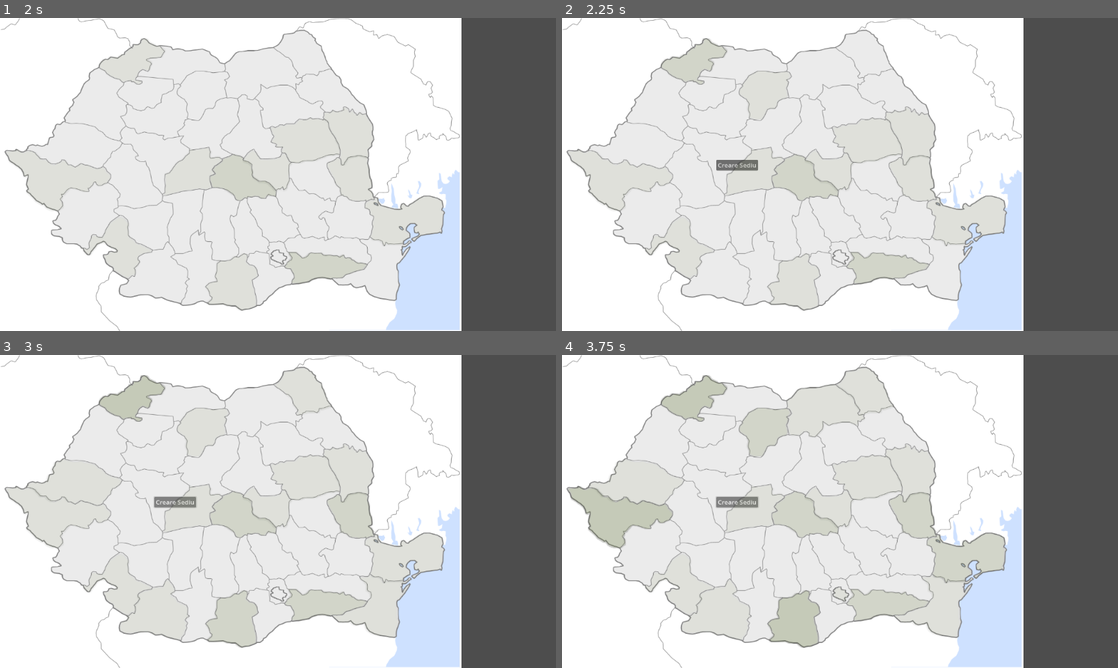
Above: before the commit, frames 1-4 (two rows, left to right).
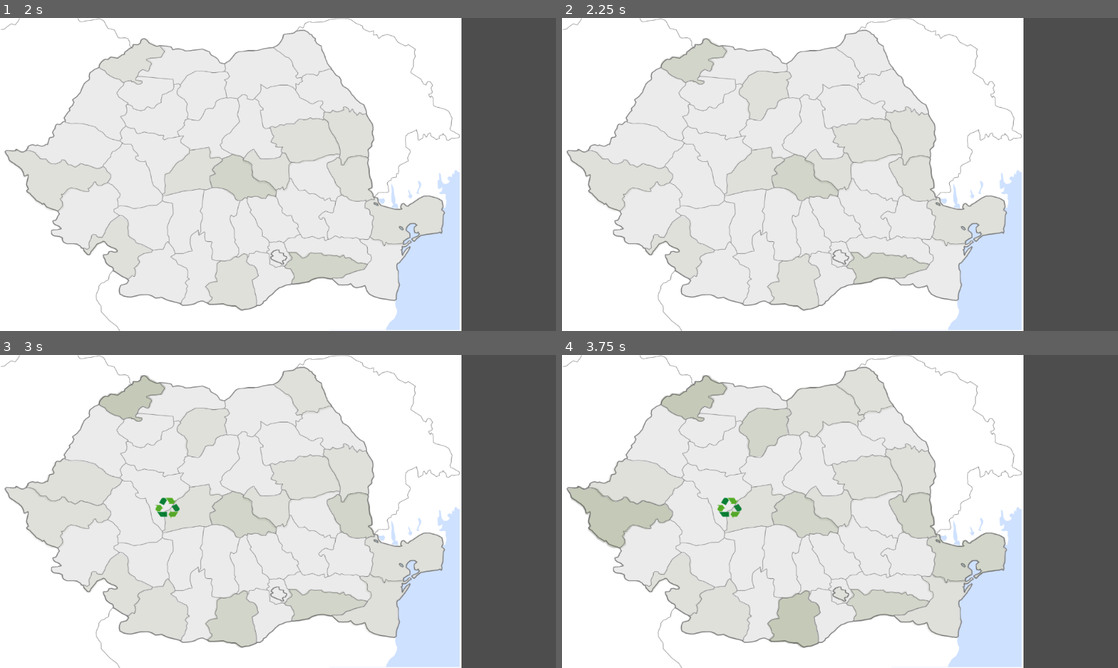
Above: after the commit, the same moments.

Repository: Yuichiro021/TechnoByte
Game: Godot game, scene res://main_menu/main_menu.tscn
Two runs of this game, one before a commit and one after it. Both use one fixed random seed, a clock stepped at 60 frames per second and the inputs below.
Inputs (mouse positions are in pixels of both pictures, inside the frame that each line leads up to):
- Up to frame 1 (2 s): click "Start" at 0.5 s; move the mouse to (400, 158) at 1.27 s; click (400, 158) at 1.42 s
- Up to frame 2 (2.25 s): move the mouse to (728, 190) at 2.02 s; click (728, 190) at 2.17 s
- Up to frame 3 (3 s): click (177, 502) at 2.75 s, where only the run before the commit has a clickable "Creare Sediu"
- Up to frame 4 (3.75 s): click (739, 502) at 3.5 s, where only the run before the commit has a clickable "Creare Sediu"

Frame 1 is identical in both runs. In frame 2, 0.3% of the frame differs, in the area x 27-36%, y 45-49%; in frame 3, 0.4%, in the area x 27-36%, y 45-53%; in frame 4, 0.4%.

Commit message:
sediu facut

Diff:
--- a/Scenes/level1.tscn
+++ b/Scenes/level1.tscn
@@ -362,7 +362,6 @@
 texture = ExtResource("37_tk6j4")
 
 [node name="CollisionPolygon2D" type="CollisionPolygon2D" parent="TextureRect/Judete/IF"]
-scale = Vector2(1, 1)
 polygon = PackedVector2Array(1, -33, 4, -33, 4, -32, 7, -32, 7, -31, 10, -31, 10, -30, 11, -30, 11, -29, 12, -29, 12, - …(2009 unchanged characters)…
 
 [node name="B" type="Sprite2D" parent="TextureRect/Judete"]
--- a/Scripts/Judete.gd
+++ b/Scripts/Judete.gd
@@ -5,12 +5,12 @@
 
 @onready var timer = $"../../Timer" as Timer
 
-
 # Called when the node enters the scene tree for the first time.
 func _ready():
 
 	for child in get_children():
 		child.set_meta("Pollution",0)
+		child.set_meta("sediu",false)
 		child.self_modulate = Color(118.0/255.0, 137.0/255.0, 72.0/255.0, 0.0)
 	#for child in get_children():
 	#	print(child.name," ",child.get_meta("Pollution"))
@@ -33,11 +33,20 @@
 
 var active_button = null
 
+var child1 = null
+
+var sediu_exista = false
+
+func create_sediu():
+	sediu_exista = true
+	var sediu := TextureRect.new()
+	var textura = load("res://resources/level/sediu.png")
+	sediu.texture=textura
+	child1.add_child(sediu)
+	child1.set_meta("sediu",true)
+
 func _input(event):
 	if event is InputEventMouseButton and event.is_pressed() and event.button_index==MOUSE_BUTTON_LEFT:
-		if active_button !=null:
-			active_button.queue_free()
-		var click_registered = false
 		for child in get_children():
 			if child is Sprite2D:
 				var collision_polygon = child.get_node("CollisionPolygon2D")
@@ -45,15 +54,46 @@
 					var global_points=[]
 					for point in collision_polygon.polygon:
 						global_points.append(point+ child.global_position)
-					if Geometry2D.is_point_in_polygon(event.position,global_points):
-						if not click_registered:
-							print("Clicked on: ",child.get_name())
-							create_child_button(child)
-							lower_pollution(child)
-							click_registered = true
+					if is_point_inside_concave_shape(event.position,global_points):
+						if active_button !=null:
+							active_button.queue_free()
+						else:
+							if child.get_meta("sediu")==false and sediu_exista == false:
+								print("Clicked on: ",child.get_name())
+								create_child_button(child)
+								lower_pollution(child)
+							elif child.get_meta("sediu")==true:
+								meniu_sediu()
 
 func create_child_button(child):
 	var button := Button.new()
-	button.text = str("Creare Sediu")
+	button.text = "Creare Sediu"
+	button.add_theme_font_size_override("font_size",32)
+	button.size = Vector2(50,50)
+	button.position.x+=50
+	child1 = child
+	button.z_index=10
+	button.button_down.connect(create_sediu)
+	active_button = button
 	child.add_child(button)
-	active_button = button
+
+func is_point_inside_concave_shape(point, shape_points) -> bool:
+	var intersections = 0
+
+	for i in range(shape_points.size()):
+		var p1 = shape_points[i]
+		var p2 = shape_points[(i + 1) % shape_points.size()]
+
+		# Check if the edge intersects with the horizontal line passing through the point
+		if (p1.y < point.y && p2.y >= point.y) || (p2.y < point.y && p1.y >= point.y):
+			# Calculate the intersection point's x-coordinate
+			var intersection_x = p1.x + (point.y - p1.y) / (p2.y - p1.y) * (p2.x - p1.x)
+			# Check if the intersection point is to the right of the point
+			if intersection_x > point.x:
+				intersections += 1
+
+	# If the number of intersections is odd, the point is inside the shape
+	return intersections % 2 == 1
+
+func meniu_sediu():
+	pass
--- /dev/null
+++ b/resources/level/button_text.tres
@@ -0,0 +1,9 @@
+[gd_resource type="FontFile" format=3 uid="uid://c1i1p26aoqat5"]
+
+[resource]
+cache/0/16/0/ascent = 0.0
+cache/0/16/0/descent = 0.0
+cache/0/16/0/underline_position = 0.0
+cache/0/16/0/underline_thickness = 0.0
+cache/0/16/0/scale = 1.0
+cache/0/16/0/kerning_overrides/16/0 = Vector2(0, 0)
Binary file added: resources/level/sediu.png
Not shown, added: resources/level/sediu.png.import
